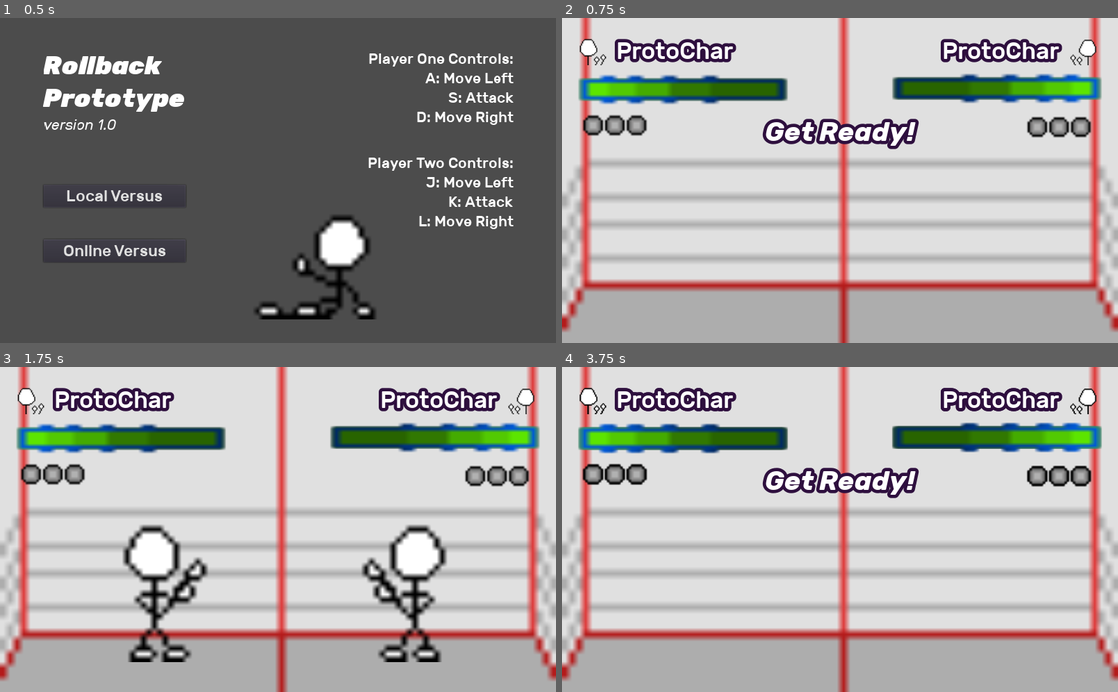
Above: before the commit, frames 1-4 (two rows, left to right).
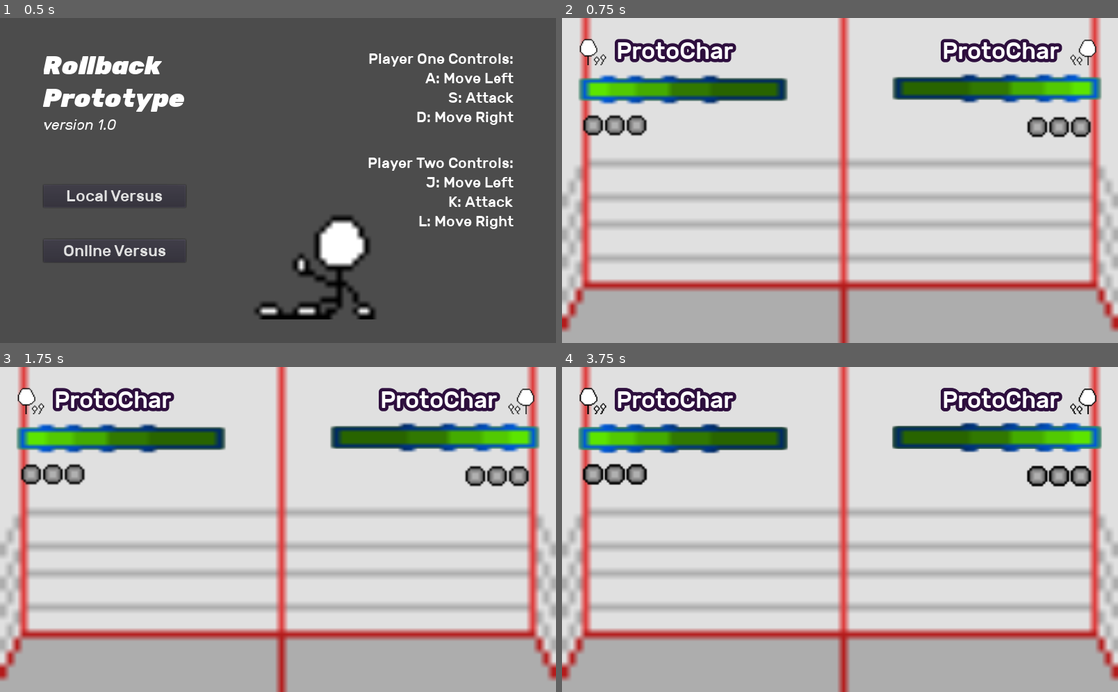
Above: after the commit, the same moments.

Repository: JubJub623D/RollbackPrototype
Game: Godot game, scene res://MainMenu.tscn
Two runs of this game, one before a commit and one after it. Both use one fixed random seed, a clock stepped at 60 frames per second and the inputs below.
Inputs:
- Up to frame 1 (0.5 s): no input
- Up to frame 2 (0.75 s): click "Local Versus" at 0.5 s
- Up to frame 3 (1.75 s): click "Local Versus" at 1.25 s
- Up to frame 4 (3.75 s): click "Local Versus" at 2 s; click "Online Versus" at 2.75 s; tap Enter at 3.5 s

Frame 1 is identical in both runs. In frame 2, 1.8% of the frame differs, in the area x 36-65%, y 30-41%; in frame 3, 6.3%, in the area x 22-81%, y 48-91%; in frame 4, 1.8%.
Error after the commit: Parse Error: The identifier "player_num" isn't declared in the current scope. (res://Player.gd:19)

Commit message:
last commit + push before i make major changes to ensure GGPO compatibility

Diff:
--- a/OnlineVs.gd
+++ b/OnlineVs.gd
@@ -1,6 +1,6 @@
 extends Control
 
-var Stage = preload("res://Stage.tscn")
+#var OnlineStage = preload("res://OnlineStage.tscn")
 
 const DEFAULT_IP = '127.0.0.1'
 const DEFAULT_PORT = '5000'
@@ -9,6 +9,7 @@
 onready var port = $MarginContainer/VBoxContainer/GridContainer/Port
 onready var host_button = $MarginContainer/VBoxContainer/Host
 onready var join_button = $MarginContainer/VBoxContainer/Join
+onready var getip_button = $MarginContainer/VBoxContainer/GetIP
 onready var status = $MarginContainer/VBoxContainer/Status
 
 var peer = null
@@ -31,8 +32,9 @@
 # Callback from SceneTree.
 func _player_connected(_id):
 	# Someone connected, start the game!
-	var stage = Stage.instance()
-	get_tree().get_root().add_child(stage)
+	print("hi! a client connected!")
+	#var stage = OnlineStage.instance()
+	#get_tree().get_root().add_child(stage)
 	hide()
 
 
@@ -45,7 +47,8 @@
 
 # Callback from SceneTree, only for clients (not server).
 func _connected_ok():
-	pass
+	print("hi! connected to a server!")
+
 
 
 # Callback from SceneTree, only for clients (not server).
@@ -79,6 +82,7 @@
 	get_tree().set_network_peer(null) # Remove peer.
 	host_button.set_disabled(false)
 	join_button.set_disabled(false)
+	getip_button.set_disabled(false)
 
 	show()
 	set_status(with_error)
@@ -87,14 +91,15 @@
 func _on_Host_pressed():
 	peer = NetworkedMultiplayerENet.new()
 	peer.set_compression_mode(NetworkedMultiplayerENet.COMPRESS_RANGE_CODER)
-	var err = peer.create_server(int(DEFAULT_IP), 1)
+	var err = peer.create_server(int(port.get_text()), 1)
 	if err != OK:
-		set_status(err)
+		set_status(String(err))
 		return
 
 	get_tree().set_network_peer(peer)
 	host_button.set_disabled(true)
 	join_button.set_disabled(true)
+	getip_button.set_disabled(true)
 	set_status("Waiting for opponent to connect...")
 
 func _on_Join_pressed():
@@ -102,16 +107,28 @@
 	if not ip.is_valid_ip_address():
 		set_status("IP address is invalid")
 		return
-	var port_num = port.get_text()
 
 	peer = NetworkedMultiplayerENet.new()
 	peer.set_compression_mode(NetworkedMultiplayerENet.COMPRESS_RANGE_CODER)
-	var err = peer.create_client(ip, int(port_num))
+	var err = peer.create_client(ip, int(port.get_text()))
 	if err != OK:
-		set_status(err)
+		set_status(String(err))
 		return
+	host_button.set_disabled(true)
+	join_button.set_disabled(true)
+	getip_button.set_disabled(true)
 	get_tree().set_network_peer(peer)
 
 
 func _on_Back_pressed():
 	queue_free()
+
+#IP Retrieval methods
+func _on_GetIP_pressed():
+	$IPify.request("https://api.ipify.org")
+	set_status("Fetching your IPv4 from IPify...")
+
+func _on_IPify_request_completed(result, response_code, headers, body):
+	var your_ip = body.get_string_from_utf8()
+	address.text = your_ip
+	set_status("IPv4 successfully retrieved!")
--- a/OnlineVsGUI.tscn
+++ b/OnlineVsGUI.tscn
@@ -1,20 +1,24 @@
-[gd_scene load_steps=9 format=2]
+[gd_scene load_steps=10 format=2]
 
 [ext_resource path="res://assets/fonts/rubik/Rubik-Medium.ttf" type="DynamicFontData" id=1]
 [ext_resource path="res://assets/art/onlinevsbg.png" type="Texture" id=2]
 [ext_resource path="res://OnlineVs.gd" type="Script" id=3]
 [ext_resource path="res://assets/fonts/rubik/Rubik-LightItalic.ttf" type="DynamicFontData" id=4]
-[ext_resource path="res://assets/fonts/rubik/Rubik-Black.ttf" type="DynamicFontData" id=5]
+[ext_resource path="res://assets/fonts/rubik/Rubik-Light.ttf" type="DynamicFontData" id=5]
 
 [sub_resource type="DynamicFont" id=1]
 size = 40
 font_data = ExtResource( 1 )
 
 [sub_resource type="DynamicFont" id=2]
+size = 32
+font_data = ExtResource( 5 )
+
+[sub_resource type="DynamicFont" id=3]
 size = 30
 font_data = ExtResource( 4 )
 
-[sub_resource type="DynamicFont" id=3]
+[sub_resource type="DynamicFont" id=4]
 size = 32
 font_data = ExtResource( 5 )
 
@@ -104,26 +108,37 @@
 custom_fonts/font = SubResource( 1 )
 text = "Join"
 
-[node name="Status" type="Label" parent="MarginContainer/VBoxContainer"]
+[node name="GetIP" type="Button" parent="MarginContainer/VBoxContainer"]
 margin_top = 279.0
 margin_right = 825.0
-margin_bottom = 316.0
+margin_bottom = 323.0
 custom_fonts/font = SubResource( 2 )
+text = "Get your IPv4"
+
+[node name="Status" type="Label" parent="MarginContainer/VBoxContainer"]
+margin_top = 338.0
+margin_right = 825.0
+margin_bottom = 375.0
+custom_fonts/font = SubResource( 3 )
 align = 1
 
 [node name="Back" type="Button" parent="."]
 anchor_right = 0.033
 anchor_bottom = 0.078
 margin_left = 103.122
-margin_top = 469.237
+margin_top = 470.296
 margin_right = 185.33
-margin_bottom = 466.437
-custom_fonts/font = SubResource( 3 )
+margin_bottom = 467.496
+custom_fonts/font = SubResource( 4 )
 text = "back"
 __meta__ = {
 "_edit_use_anchors_": false
 }
 
+[node name="IPify" type="HTTPRequest" parent="."]
+
 [connection signal="pressed" from="MarginContainer/VBoxContainer/Host" to="." method="_on_Host_pressed"]
 [connection signal="pressed" from="MarginContainer/VBoxContainer/Join" to="." method="_on_Join_pressed"]
+[connection signal="pressed" from="MarginContainer/VBoxContainer/GetIP" to="." method="_on_GetIP_pressed"]
 [connection signal="pressed" from="Back" to="." method="_on_Back_pressed"]
+[connection signal="request_completed" from="IPify" to="." method="_on_IPify_request_completed"]
--- a/Player.gd
+++ b/Player.gd
@@ -2,7 +2,8 @@
 
 signal Player_ko
 # Declare member variables here. Examples:
-export var player_num = 1;
+#export var player_num = 1;
+
 
 # Called when the node enters the scene tree for the first time.
 func _ready():
@@ -11,7 +12,7 @@
 
 # Called every frame. 'delta' is the elapsed time since the previous frame.
 func _process(_delta):
-	$ProtoChar.handle_inputs(parse_input())
+	pass
 
 func parse_input() -> String:
 	var parsed_string = "00"
--- a/ProtoChar.tscn
+++ b/ProtoChar.tscn
@@ -17,6 +17,16 @@
 "name": "idle",
 "speed": 5.0
 }, {
+"frames": [ ExtResource( 8 ) ],
+"loop": true,
+"name": "hitstun",
+"speed": 5.0
+}, {
+"frames": [ ExtResource( 9 ) ],
+"loop": true,
+"name": "ko",
+"speed": 5.0
+}, {
 "frames": [ ExtResource( 2 ), ExtResource( 3 ), ExtResource( 5 ), ExtResource( 5 ), ExtResource( 3 ), ExtResource( 2 ) ],
 "loop": true,
 "name": "attack",
@@ -30,16 +40,6 @@
 "frames": [ ExtResource( 6 ), ExtResource( 1 ) ],
 "loop": true,
 "name": "walk_forward",
-"speed": 5.0
-}, {
-"frames": [ ExtResource( 8 ) ],
-"loop": true,
-"name": "hitstun",
-"speed": 5.0
-}, {
-"frames": [ ExtResource( 9 ) ],
-"loop": true,
-"name": "ko",
 "speed": 5.0
 } ]
 
--- a/Stage.gd
+++ b/Stage.gd
@@ -20,6 +20,12 @@
 
 # Called every frame. 'delta' is the elapsed time since the previous frame.
 func _process(delta):
+	stage_process()
+
+	$Player1/ProtoChar.handle_inputs($Player1.parse_input())
+	$Player2/ProtoChar.handle_inputs($Player2.parse_input())
+
+func stage_process():
 	stage_collision()
 
 	if $Player1/ProtoChar.position.x < $Player2/ProtoChar.position.x:
--- a/Stage.tscn
+++ b/Stage.tscn
@@ -5,7 +5,8 @@
 [ext_resource path="res://StageHUD.tscn" type="PackedScene" id=3]
 [ext_resource path="res://assets/art/bg.png" type="Texture" id=4]
 
-[node name="Stage" type="Node"]
+[node name="Stage" type="CanvasLayer"]
+layer = 3
 script = ExtResource( 2 )
 
 [node name="TextureRect" type="TextureRect" parent="."]
@@ -25,6 +26,7 @@
 polygon = PoolVector2Array( 1025, 0, 1025, 550, 0, 550, 0, 0, -300, 0, -300, 646.01, 1325, 639.336, 1325, 0 )
 
 [node name="StageHUD" parent="." instance=ExtResource( 3 )]
+layer = 4
 
 [node name="Player1" parent="." instance=ExtResource( 1 )]
 
--- a/project.godot
+++ b/project.godot
@@ -28,32 +28,32 @@
 
 p1_right={
 "deadzone": 0.5,
-"events": [ Object(InputEventKey,"resource_local_to_scene":false,"resource_name":"","device":0,"alt":false,"shift":false,"control":false,"meta":false,"command":false,"pressed":false,"scancode":68,"unicode":0,"echo":false,"script":null)
+"events": [ Object(InputEventKey,"resource_local_to_scene":false,"resource_name":"","device":0,"alt":false,"shift":false,"control":false,"meta":false,"command":false,"pressed":false,"scancode":0,"unicode":0,"echo":false,"script":null)
  ]
 }
 p1_left={
 "deadzone": 0.5,
-"events": [ Object(InputEventKey,"resource_local_to_scene":false,"resource_name":"","device":0,"alt":false,"shift":false,"control":false,"meta":false,"command":false,"pressed":false,"scancode":65,"unicode":0,"echo":false,"script":null)
+"events": [ Object(InputEventKey,"resource_local_to_scene":false,"resource_name":"","device":0,"alt":false,"shift":false,"control":false,"meta":false,"command":false,"pressed":false,"scancode":0,"unicode":0,"echo":false,"script":null)
  ]
 }
 p1_attack={
 "deadzone": 0.5,
-"events": [ Object(InputEventKey,"resource_local_to_scene":false,"resource_name":"","device":0,"alt":false,"shift":false,"control":false,"meta":false,"command":false,"pressed":false,"scancode":83,"unicode":0,"echo":false,"script":null)
+"events": [ Object(InputEventKey,"resource_local_to_scene":false,"resource_name":"","device":0,"alt":false,"shift":false,"control":false,"meta":false,"command":false,"pressed":false,"scancode":0,"unicode":0,"echo":false,"script":null)
  ]
 }
 p2_right={
 "deadzone": 0.5,
-"events": [ Object(InputEventKey,"resource_local_to_scene":false,"resource_name":"","device":0,"alt":false,"shift":false,"control":false,"meta":false,"command":false,"pressed":false,"scancode":76,"unicode":0,"echo":false,"script":null)
+"events": [ Object(InputEventKey,"resource_local_to_scene":false,"resource_name":"","device":0,"alt":false,"shift":false,"control":false,"meta":false,"command":false,"pressed":false,"scancode":0,"unicode":0,"echo":false,"script":null)
  ]
 }
 p2_left={
 "deadzone": 0.5,
-"events": [ Object(InputEventKey,"resource_local_to_scene":false,"resource_name":"","device":0,"alt":false,"shift":false,"control":false,"meta":false,"command":false,"pressed":false,"scancode":74,"unicode":0,"echo":false,"script":null)
+"events": [ Object(InputEventKey,"resource_local_to_scene":false,"resource_name":"","device":0,"alt":false,"shift":false,"control":false,"meta":false,"command":false,"pressed":false,"scancode":0,"unicode":0,"echo":false,"script":null)
  ]
 }
 p2_attack={
 "deadzone": 0.5,
-"events": [ Object(InputEventKey,"resource_local_to_scene":false,"resource_name":"","device":0,"alt":false,"shift":false,"control":false,"meta":false,"command":false,"pressed":false,"scancode":75,"unicode":0,"echo":false,"script":null)
+"events": [ Object(InputEventKey,"resource_local_to_scene":false,"resource_name":"","device":0,"alt":false,"shift":false,"control":false,"meta":false,"command":false,"pressed":false,"scancode":0,"unicode":0,"echo":false,"script":null)
  ]
 }
 
Not shown, changed: export_presets.cfg
Not shown, changed: RollbackPrototype_1.0_ALPHA.zip
Not shown, changed: RollbackPrototype_1.0_ALPHA/RollbackPrototype_1.0_ALPHA.pck
Not shown, added: RollbackPrototype_1.0_ALPHA2/RollbackPrototype_1.0_ALPHA2.exe
Not shown, added: RollbackPrototype_1.0_ALPHA2/RollbackPrototype_1.0_ALPHA2.pck
Not shown, added: RollbackPrototype_1.0_ALPHA3/RollbackPrototype_1.0_ALPHA3.exe
Not shown, added: RollbackPrototype_1.0_ALPHA3/RollbackPrototype_1.0_ALPHA3.pck
